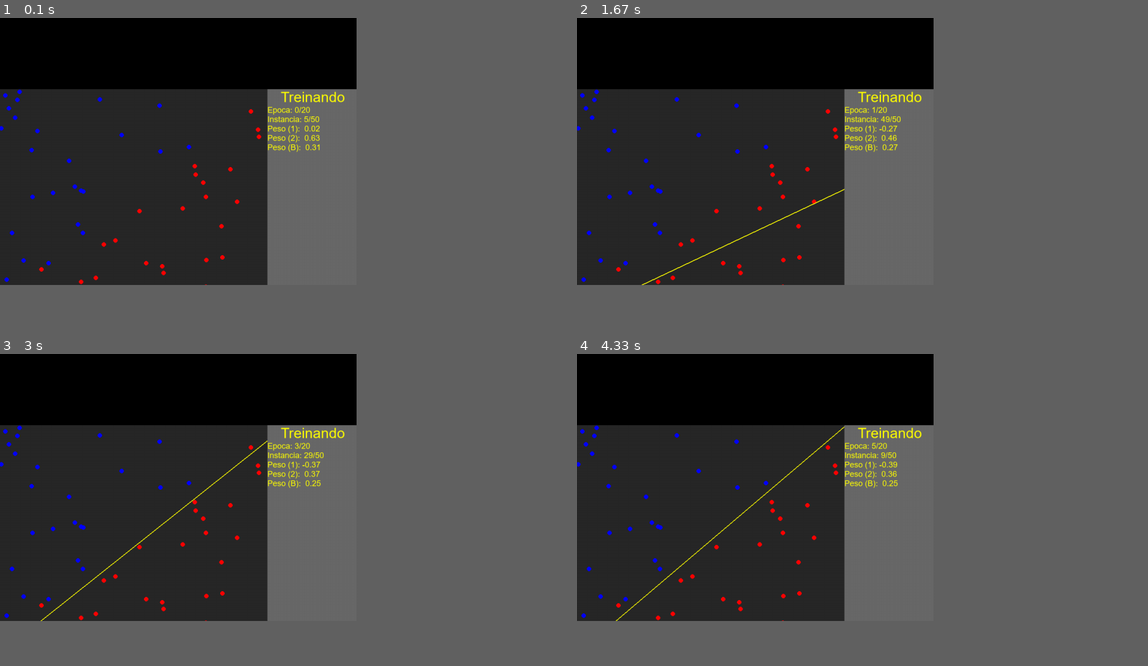
Above: before the commit, frames 1-4 (two rows, left to right).
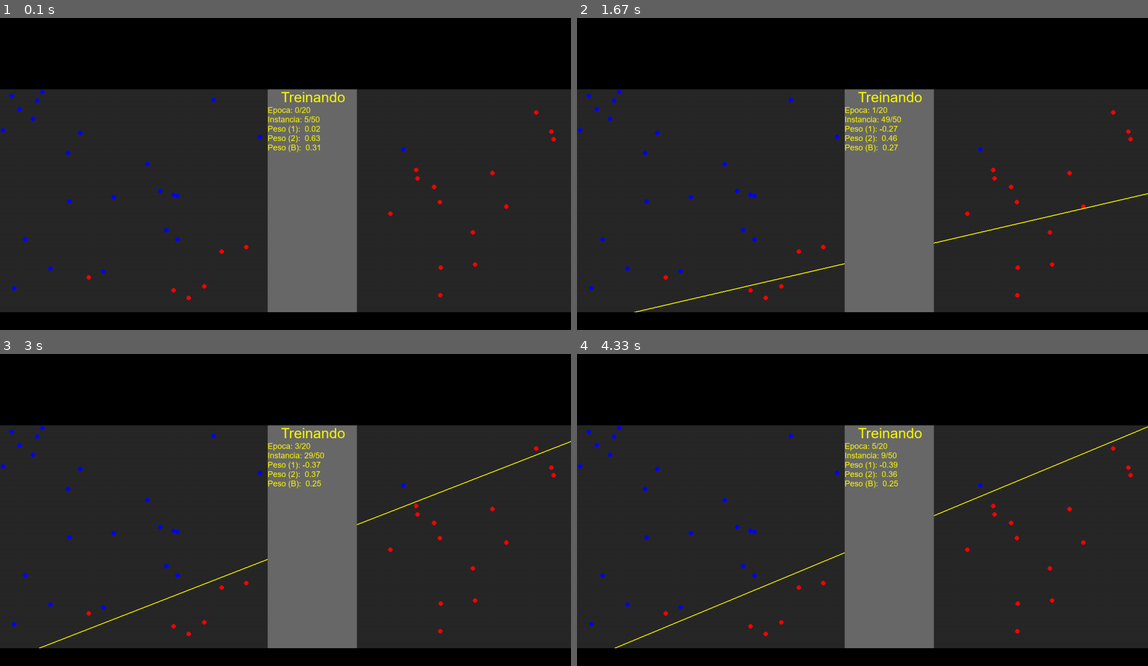
Above: after the commit, the same moments.

Repository: antoniorcn/each-doutorado-private
Game: pygame game, started from sin50006/perceptron-classificacao/perceptron_pygame.py
The game is run twice, just before and just after one commit, with the same random seed, the same clock (stepped at 60 frames per second) and the same inputs.
Inputs:
- Up to frame 1 (0.1 s): no input
- Up to frame 2 (1.67 s): no input
- Up to frame 3 (3 s): no input
- Up to frame 4 (4.33 s): no input
The window is 562x421 before the commit and 900x492 after it. Grey fills any space a smaller window leaves; there, only what the larger window draws over its background counts as a difference.

The runs differ from the first frame. In frame 1, 17% of the frame differs, in the area x 0-100%, y 0-100%; in frame 2, 18%; in frame 3, 18%; in frame 4, 18%.

Commit message:
Leitura de subsets de imagens

Diff:
--- a/sin50006/face-spoofing/src/spoofing/edu/ic/main.py
+++ b/sin50006/face-spoofing/src/spoofing/edu/ic/main.py
@@ -15,6 +15,8 @@
 
 logger = get_logger(__name__)
 logger.info("Detector inicializado")
+
+CASIA_FASD_PATH = "C:\\git\\dados\\sin50006\\casia-fasd"
 
 # Definindo uma Enumeração
 class SpoofingEstados(IntEnum):
@@ -48,19 +50,49 @@
         self.metrics=metrics
         self.entradas : list = []
         self.labels : list = []
+        self.teste_entradas : list = []
+        self.teste_labels : list = []
         self.X_train : list = []
         self.Y_train : list = []
         self.X_test : list = []
         self.Y_test : list = []
         self.trainned_epochs = 0
 
-    def load_images_from_path(self, image_path,
+    def load_trainning_images_from_path(self, image_path,
                               tamanho: Tuple[int, int] = (244, 244),
                               label=0, samples=10):
         entradas = processar_imagem_caminho(image_path, tamanho=tamanho, samples=samples)
         self.entradas.extend( entradas )
         for _ in entradas:
             self.labels.append( label )
+
+    def load_test_images_from_path(self, image_path,
+                              tamanho: Tuple[int, int] = (244, 244),
+                              label=0, samples=10):
+        teste_entradas = processar_imagem_caminho(image_path, tamanho=tamanho, samples=samples)
+        self.teste_entradas.extend( teste_entradas )
+        for _ in teste_entradas:
+            self.teste_labels.append( label )
+
+    def loaded_images_summary(self):
+        logger.info("*** Loaded images summary ***")
+        total_bytes = 0
+        count_images = 0
+        labels = {}
+        for index, img in enumerate(self.entradas):
+            total_bytes += img.nbytes
+            count_images += 1
+            current_label = self.labels[index]
+            if current_label in labels:
+                labels[current_label] += 1
+            else:
+                labels[current_label] = 1
+        total_kb = total_bytes / 1024
+        total_mb = total_kb / 1024
+        for current_item in labels.items():
+            logger.info(f"Foram carregadas {current_item[1]} imagens " +
+                        f"de treinamento com label {current_item[0]}")
+        logger.info(f"Memória consumida: {total_mb:.2f}Mb")
 
     def residual_block(self, filters):
         block = Sequential()
@@ -167,22 +199,54 @@
             raise SpoofingException("Modelo precisa ser treinado primeiro")
 
 
+def load_samples( spoofing : Spoofing, samples=10 ):
+    subsets = [
+        {"relative_path": "\\train\\live\\",
+         "prefix": "bs", "label": 0, "instance_start": 1, "instance_end": 20,
+         "version_start": 1, "version_end": 2, "version_prefix": "v"},
+        {"relative_path": "\\train\\live\\",
+         "prefix": "fs", "label": 0, "instance_start": 1, "instance_end": 20,
+         "version_start": 1, "version_end": 2, "version_prefix": "v"},
+        {"relative_path": "\\train\\live\\",
+         "prefix": "s", "label": 0, "instance_start": 1, "instance_end": 20,
+         "version_start": 1, "version_end": 2, "version_prefix": "v"},
+        {"relative_path": "\\train\\spoof\\",
+         "prefix": "s", "label": 1, "instance_start": 1, "instance_end": 20,
+         "version_start": 3, "version_end": 8, "version_prefix": "v"},
+        {"relative_path": "\\train\\spoof\\",
+         "prefix": "s", "label": 1, "instance_start": 1, "instance_end": 20,
+         "version_start": 1, "version_end": 4, "version_prefix": "vHR_"}
+    ]
+    for subset in subsets:
+        for instance_index in range(subset["instance_start"], subset["instance_end"]):
+            for version_index in range(subset["version_start"], subset["version_end"]):
+                wildcard = f"{subset['relative_path']}{subset['prefix']}{instance_index}"
+                wildcard += f"{subset['version_prefix']}{version_index}*.*"
+                relative_file_path = CASIA_FASD_PATH + wildcard
+                spoofing.load_trainning_images_from_path(relative_file_path,
+                                               label=subset["label"], samples=samples)
+    # print(f"Foram carregadas: {len(spoofing.entradas)} imagens")
+
 def main():
     """Função principal"""
-    each_samples=10
+    each_samples=20
     epochs=10
     logger.info("Treinamento do sistema de identificação de Spoofing")
     spoof = Spoofing(optimizer=Adam(learning_rate=0.00001, clipvalue=1.0),
                      loss='binary_crossentropy',
                      metrics=['accuracy'])
-    spoof.load_images_from_path("C:\\git\\dados\\sin50006\\casia-fasd\\train\\live",
-                                label=0, samples=each_samples)
-    spoof.load_images_from_path("C:\\git\\dados\\sin50006\\casia-fasd\\train\\spoof",
-                                label=1, samples=each_samples)
+    # spoof.load_images_from_path(CASIA_FASD_PATH + "\\train\\live",
+    #                             label=0, samples=each_samples)
+    # spoof.load_images_from_path(CASIA_FASD_PATH + "\\train\\spoof",
+    #                             label=1, samples=each_samples)
+    load_samples(spoofing=spoof, samples=each_samples)
+    spoof.loaded_images_summary()
+    input("Tecle [ENTER] para iniciar o treinamento ou [CTRL] + [C] para cancelar")
     spoof.generate()
     spoof.compile(random_state=100, test_size=0.2)
     history = spoof.trainning(epochs=epochs)
-    logger.info(f"History: {history}")
+    logger.info(f"History: {history.history}")
+    logger.info(f"Accuracy: {history.accuracy}")
     metrics = spoof.evaluating()
     logger.info(f"Metrics: {metrics}")
     spoof.save_state("C:\\git\\dados\\sin50006\\pesos_modelo")
--- a/sin50006/face-spoofing/src/spoofing/edu/ic/processador_image.py
+++ b/sin50006/face-spoofing/src/spoofing/edu/ic/processador_image.py
@@ -4,6 +4,7 @@
 from PIL import Image
 import numpy as np
 import os
+import glob
 from random import sample
 from spoofing.edu.ic.logger import get_logger
 
@@ -15,7 +16,7 @@
     Função para carregar e processar a imagem, retornando
     um numpy array no formato (244, 244, 3) normalizado
     """
-    logger.debug(f"Lendo image de: {image_path}")
+    logger.debug(f"Lendo imagem de: {image_path}")
     imagem = Image.open(image_path)
 
     # Garantir que a imagem tenha 3 canais (RGB)
@@ -33,8 +34,9 @@
 
 
 def processar_imagem_caminho(image_path : str, tamanho: Tuple[int, int]=(244, 244), samples=10) -> list:
+    image_paths = glob.glob(image_path)
     image_files = [
-        f for f in os.listdir(image_path)
+        f for f in image_paths
         if f.lower().endswith(('.png', '.jpg', '.jpeg'))
     ]
     selected_files = sample(image_files, min(samples, len(image_files)))
--- a/sin50006/perceptron-classificacao/perceptron_pygame.py
+++ b/sin50006/perceptron-classificacao/perceptron_pygame.py
@@ -5,10 +5,14 @@
 pygame.init()
 
 # Configurações da janela
-width, height = 800, 600
+width, height = 1280, 700
 tela = pygame.display.set_mode((width, height))
-tela_grafico = pygame.Surface(size=(600, 480), flags=0, depth=32)
-tela_legenda = pygame.Surface(size=(200, 480), flags=0, depth=32)
+tela_top_bar = pygame.Surface(size=(width, 200), flags=0, depth=32)
+legenda_height = height - tela_top_bar.get_height()
+tela_legenda = pygame.Surface(size=(200, legenda_height), flags=0, depth=32)
+chart_width = width - tela_legenda.get_width()
+chart_height = legenda_height
+tela_grafico = pygame.Surface(size=(width, chart_height), flags=0, depth=32)
 pygame.display.set_caption("Perceptron 2D - Visualização em Pygame")
 fonte_normal = pygame.font.Font("arial.ttf", 18)
 fonte_grande = pygame.font.Font("arial.ttf", 32)
@@ -74,6 +78,14 @@
     erro = yi - y_pred
     w += taxa * erro * xi
     return w
+
+def desenhar_titulo(screen):
+    screen.fill(BLACK)
+    fonte_grande_espaco = fonte_grande.get_height()
+    pos_y = 0
+    screen.blit( fonte_grande.render("Exemplo de Treinamento", True, YELLOW), (10, pos_y))
+    pos_y += fonte_grande_espaco
+    screen.blit( fonte_grande.render("2 classes com instâncias aleatórias", True, YELLOW), (30, pos_y))
 
 # Desenhar tudo
 def desenhar_tela(screen, w):
